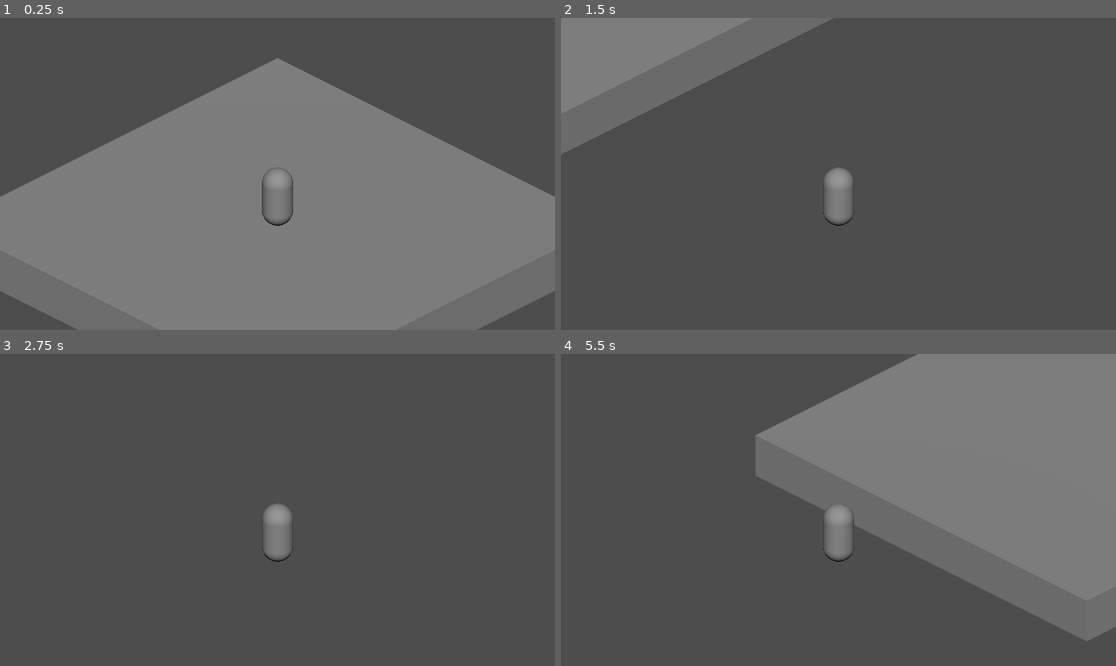
Above: before the commit, frames 1-4 (two rows, left to right).
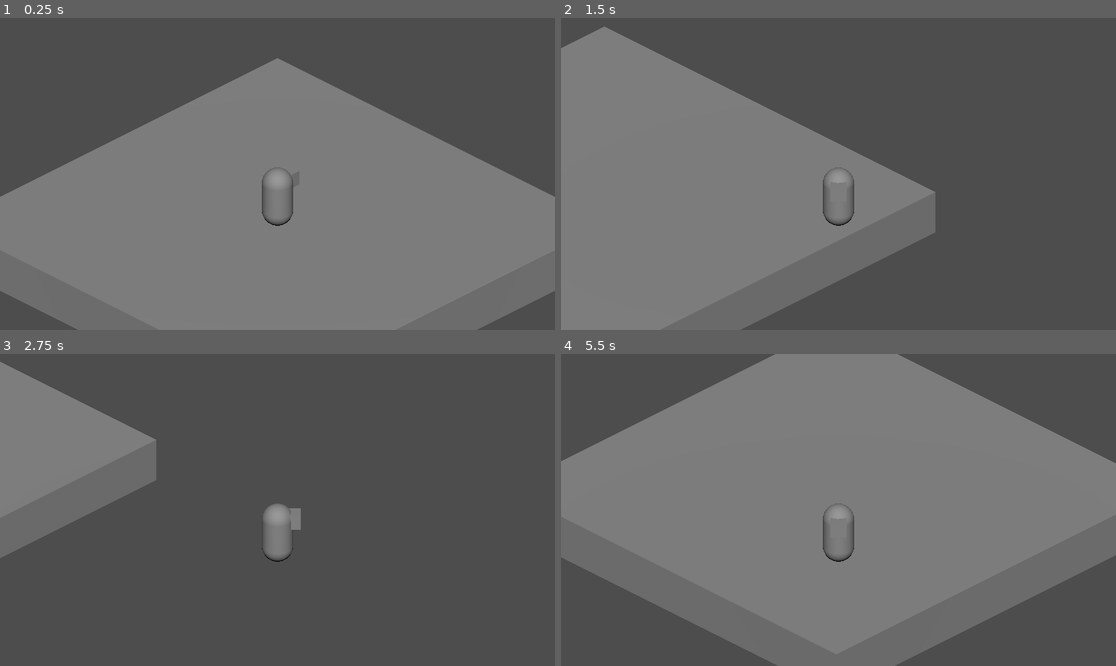
Above: after the commit, the same moments.

Repository: RegahP/gmtk-2026
Game: Godot game, scene res://src/main.tscn
The game is run twice, just before and just after one commit, with the same random seed, the same clock (stepped at 60 frames per second) and the same inputs.
Inputs:
- Up to frame 1 (0.25 s): no input
- Up to frame 2 (1.5 s): tap Enter at 0.5 s; hold Right (move_right) 0.53-1.28 s; hold Down (move_back) from 1.28 s (still down)
- Up to frame 3 (2.75 s): release Down (move_back) at 2.03 s; hold Right (move_right) from 2.03 s (still down)
- Up to frame 4 (5.5 s): release Right (move_right) at 2.78 s; hold Up (move_forward) 2.78-3.53 s; hold Left (move_left) 3.53-5.03 s; hold Down (move_back) from 5.03 s (still down)

The runs differ from the first frame. In frame 1, less than 0.1% of the frame differs, in the area x 52-53%, y 50-51%; in frame 2, 42%; in frame 3, 11%; in frame 4, 51%, in the area x 0-100%, y 0-100%.

Commit message:
player now looks and moves diagonally

Diff:
--- a/gmtk-2026/src/main.tscn
+++ b/gmtk-2026/src/main.tscn
@@ -1,6 +1,7 @@
 [gd_scene format=3 uid="uid://bkf8kfj4bgkkk"]
 
 [ext_resource type="PackedScene" uid="uid://d2ad2p1i4xtg7" path="res://src/player.tscn" id="1_eewff"]
+[ext_resource type="Script" uid="uid://dcu0akvpcuwk" path="res://src/scripts/camera_3d.gd" id="2_gh0ne"]
 
 [sub_resource type="BoxShape3D" id="BoxShape3D_eewff"]
 size = Vector3(1, 0.1, 1)
@@ -24,3 +25,10 @@
 mesh = SubResource("BoxMesh_gh0ne")
 
 [node name="player" parent="." unique_id=1037035893 instance=ExtResource("1_eewff")]
+
+[node name="Camera3D" type="Camera3D" parent="." unique_id=884260794 node_paths=PackedStringArray("follow_target")]
+transform = Transform3D(0.7071068, -0.35355338, 0.61237246, 0, 0.8660254, 0.50000006, -0.7071068, -0.35355338, 0.61237246, 2, 2, 2)
+projection = 1
+size = 2.0
+script = ExtResource("2_gh0ne")
+follow_target = NodePath("../player")
--- a/gmtk-2026/src/player.tscn
+++ b/gmtk-2026/src/player.tscn
@@ -4,24 +4,24 @@
 
 [sub_resource type="CapsuleMesh" id="CapsuleMesh_lowyb"]
 
+[sub_resource type="BoxMesh" id="BoxMesh_lowyb"]
+size = Vector3(0.5, 0.5, 0.5)
+
 [sub_resource type="CapsuleShape3D" id="CapsuleShape3D_ts572"]
 
-[node name="player" type="Node3D" unique_id=1037035893]
-
-[node name="CharacterBody3D" type="CharacterBody3D" parent="." unique_id=846851149]
+[node name="CharacterBody3D" type="CharacterBody3D" unique_id=1697551590]
 script = ExtResource("1_lowyb")
 
-[node name="pivot" type="Node3D" parent="CharacterBody3D" unique_id=1646117858]
+[node name="pivot" type="Node3D" parent="." unique_id=1815740439]
 
-[node name="MeshInstance3D" type="MeshInstance3D" parent="CharacterBody3D/pivot" unique_id=1442221212]
+[node name="MeshInstance3D" type="MeshInstance3D" parent="pivot" unique_id=658231162]
 transform = Transform3D(0.2, 0, 0, 0, 0.2, 0, 0, 0, 0.2, 0, 0.2, 0)
 mesh = SubResource("CapsuleMesh_lowyb")
 
-[node name="CollisionShape3D" type="CollisionShape3D" parent="CharacterBody3D" unique_id=1715514253]
+[node name="MeshInstance3D2" type="MeshInstance3D" parent="pivot" unique_id=263847600]
+transform = Transform3D(0.2, 0, 0, 0, 0.2, 0, 0, 0, 0.2, 0, 0.3, -0.1)
+mesh = SubResource("BoxMesh_lowyb")
+
+[node name="CollisionShape3D" type="CollisionShape3D" parent="." unique_id=1721941811]
 transform = Transform3D(0.2, 0, 0, 0, 0.2, 0, 0, 0, 0.2, 0, 0.2, 0)
 shape = SubResource("CapsuleShape3D_ts572")
-
-[node name="Camera3D" type="Camera3D" parent="CharacterBody3D" unique_id=1307903018]
-transform = Transform3D(0.7071068, -0.35355338, 0.61237246, 0, 0.8660254, 0.50000006, -0.7071068, -0.35355338, 0.61237246, 2, 2, 2)
-projection = 1
-size = 2.0
--- /dev/null
+++ b/gmtk-2026/src/scripts/camera_3d.gd
@@ -0,0 +1,10 @@
+extends Camera3D
+
+@export var follow_target: Node3D
+var position_offset = Vector3.ZERO
+
+func _ready() -> void:
+	position_offset = global_position - follow_target.global_position
+
+func _physics_process(delta: float) -> void:
+	global_position = follow_target.global_position + position_offset
--- a/gmtk-2026/src/scripts/player.gd
+++ b/gmtk-2026/src/scripts/player.gd
@@ -1,6 +1,6 @@
 extends CharacterBody3D
 
-@export var speed = 5
+@export var speed = 2
 var target_velocity = Vector3.ZERO
 
 func _physics_process(delta: float) -> void:
@@ -8,12 +8,16 @@
 
 	if Input.is_action_pressed("move_right"):
 		direction.x += 1
+		direction.z -= 1
 	if Input.is_action_pressed("move_left"):
 		direction.x -= 1
+		direction.z += 1
 	if Input.is_action_pressed("move_back"):
 		direction.z += 1
+		direction.x += 1
 	if Input.is_action_pressed("move_forward"):
 		direction.z -= 1
+		direction.x -= 1
 
 	if direction != Vector3.ZERO:
 		direction = direction.normalized()
Not shown, added: gmtk-2026/src/scripts/camera_3d.gd.uid
